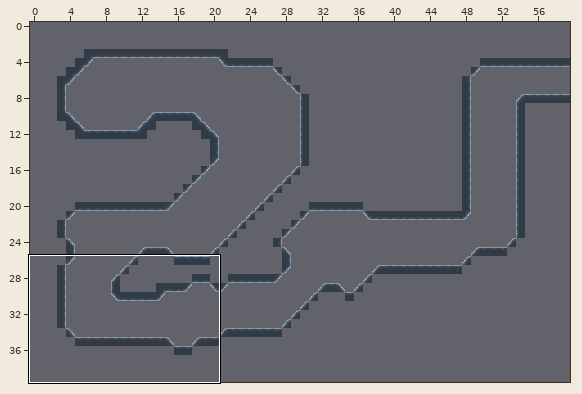
Level history. Tiled map (JSON): assets/map/section00.json. The picture above shows the old version from afar; the outline marks the close-up.
Close-up. Before the commit:
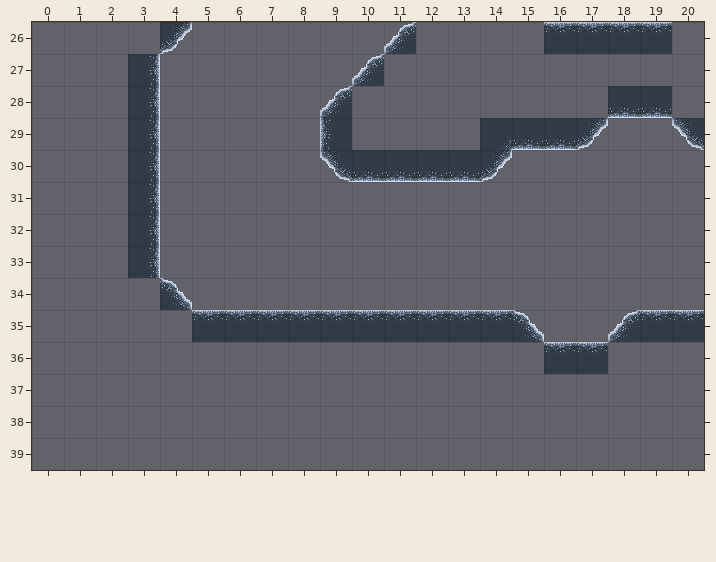
Cells are 32x32 px. Shown: x 0..20, y 26..39. The commit also changed other parts of the map, which this record leaves out.
After the commit:
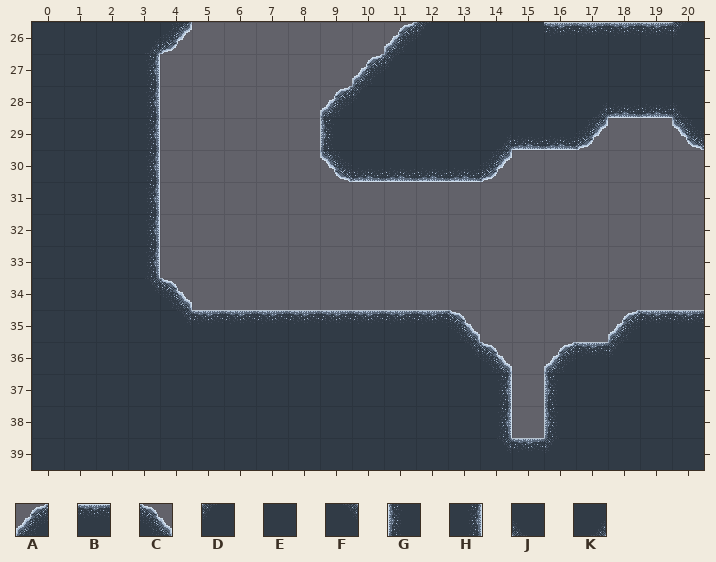
Key: from "slopes": A 11, B 12, C 14, D 20, E 21, F 23, G 28, H 33, J 38, K 41.
_ is an empty cell, . an unchanged one.
Tiles of an added or newly shown layer are drawn over the layers below it.
The exact change:
--- layer "background" (added)
@@ x 0..20 @@
-26 ___..........___.....
-27 ___........._________
-28 ___........______....
-29 ___.......____.......
-30 ___..................
-31 ___..................
-32 ___..................
-33 ___..................
-34 ___..................
-35 ____.................
-36 _____________......__
-37 ______________...____
-38 ______________...____
-39 ______________...____
+26 EEE..........EEE.....
+27 EEE.........EEEEEEEEE
+28 EEE........EEEEEE....
+29 EEE.......EEEE.......
+30 EEE..................
+31 EEE..................
+32 EEE..................
+33 EEE..................
+34 EEE..................
+35 EEEE.................
+36 EEEEEEEEEEEEE......EE
+37 EEEEEEEEEEEEEE...EEEE
+38 EEEEEEEEEEEEEE...EEEE
+39 EEEEEEEEEEEEEE...EEEE
--- layer "walls"
@@ x 3..20 @@
-26 _........_......._
-27 ........_.........
-28 ......._......_.._
+26 K........D.......D
+27 ........D.........
+28 .......D......K..J
@@ x 3..18 @@
-34 _...............
-35 ._........BBC...
-36 ..........__.B._
-37 ..........._._..
-38 ..........._._..
-39 ...........___..
+34 F...............
+35 .F........C__...
+36 ..........FC.A.D
+37 ...........H.G..
+38 ...........H.G..
+39 ...........FBD..
